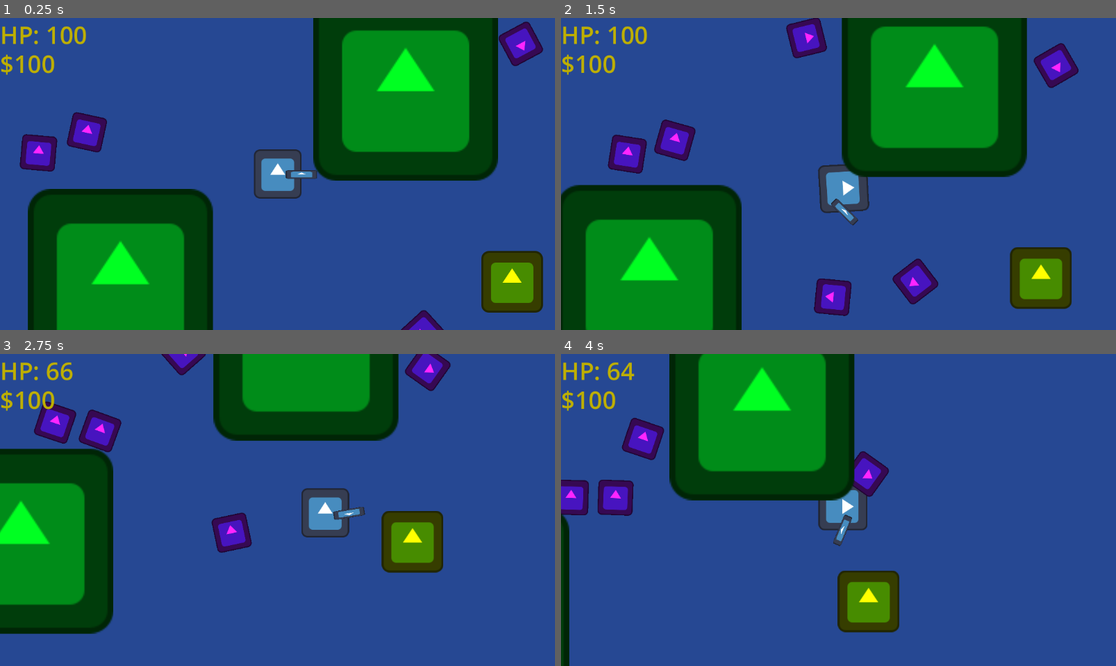
Above: before the commit, frames 1-4 (two rows, left to right).
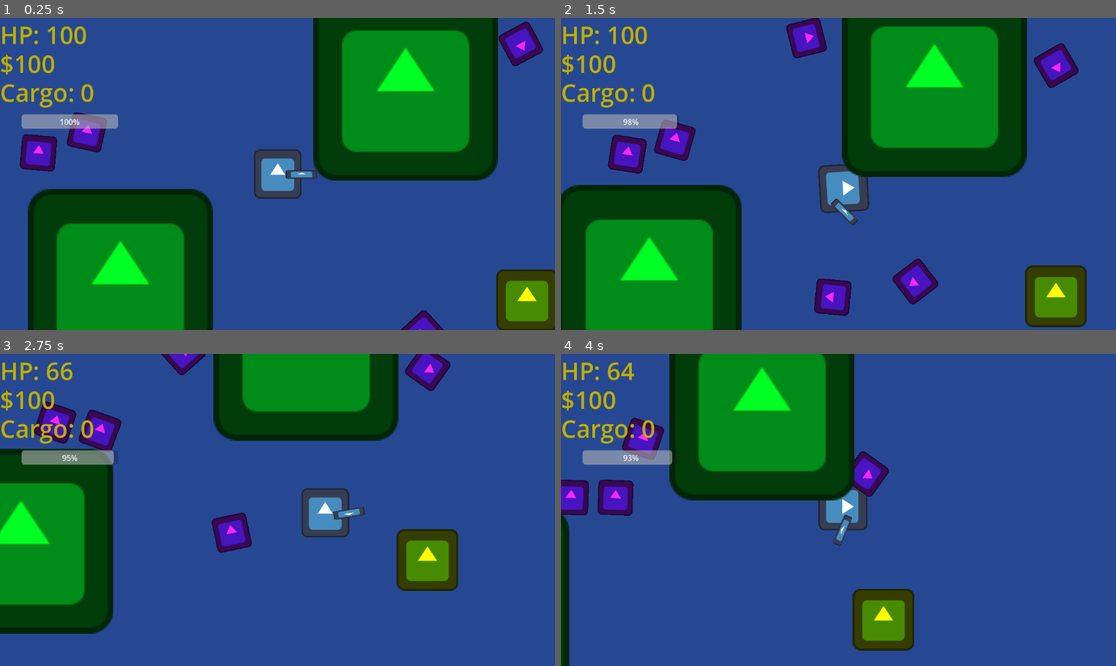
Above: after the commit, the same moments.

Repository: xingjiacheng175-maker/project-convoy
Game: Godot game, scene res://world.tscn
Same seed, same stepped clock (60 frames per second), same inputs: the game is played once before the commit and once after it. The engine's default icon, where the game draws it, is replaced by a stand-in: a white triangle on a blue panel in a dark square.
Inputs:
- Up to frame 1 (0.25 s): no input
- Up to frame 2 (1.5 s): hold Right (ui_right) 0.53-1.28 s; hold Down (ui_down) from 1.28 s (still down)
- Up to frame 3 (2.75 s): release Down (ui_down) at 2.03 s; hold Right (ui_right) from 2.03 s (still down)
- Up to frame 4 (4 s): release Right (ui_right) at 2.78 s; hold Up (ui_up) 2.78-3.53 s; hold Left (ui_left) from 3.53 s (still down)

The runs differ from the first frame. In frame 1, 3.9% of the frame differs, in the area x 0-100%, y 21-100%; in frame 2, 4.1%; in frame 3, 4.1%, in the area x 0-83%, y 21-76%; in frame 4, 4.0%.

Commit message:
Implement Fuel and Weight systems with UI updates

Diff:
--- a/game_ui.gd
+++ b/game_ui.gd
@@ -2,9 +2,17 @@
 
 @onready var hp_label = $Label
 @onready var money_label = $MoneyLabel
+@onready var cargo_label = $CargoLabel
+@onready var fuel_bar = $FuelBar
+@onready var fuel_label = $FuelBar/FuelLabel
 @onready var trade_window = $TradeWindow
-@onready var trade_label = $TradeWindow/Label
+@onready var trade_label = $TradeWindow/PortLabel
 @onready var repair_button = $TradeWindow/RepairButton
+@onready var buy_button = $TradeWindow/BuyButton
+@onready var sell_button = $TradeWindow/SellButton
+@onready var refuel_button = $TradeWindow/RefuelButton
+
+var current_port: Node2D = null
 
 func _ready():
 	var player = get_tree().get_first_node_in_group("player")
@@ -13,6 +21,8 @@
 		# Update initial value
 		_on_player_hp_changed(player.hp)
 		_on_player_money_changed(player.money)
+		_on_player_cargo_changed(player.cargo_amount)
+		_on_player_fuel_changed(player.current_fuel)
 
 		# Connect signals
 		if not player.hp_changed.is_connected(_on_player_hp_changed):
@@ -20,12 +30,28 @@
 			print("Connected hp_changed signal")
 		if not player.money_changed.is_connected(_on_player_money_changed):
 			player.money_changed.connect(_on_player_money_changed)
+		if not player.cargo_changed.is_connected(_on_player_cargo_changed):
+			player.cargo_changed.connect(_on_player_cargo_changed)
+		if not player.fuel_changed.is_connected(_on_player_fuel_changed):
+			player.fuel_changed.connect(_on_player_fuel_changed)
 	else:
 		print("GameUI: Player not found in group 'player'")
 
 	if repair_button:
 		if not repair_button.pressed.is_connected(_on_repair_button_pressed):
 			repair_button.pressed.connect(_on_repair_button_pressed)
+
+	if buy_button:
+		if not buy_button.pressed.is_connected(_on_buy_button_pressed):
+			buy_button.pressed.connect(_on_buy_button_pressed)
+
+	if sell_button:
+		if not sell_button.pressed.is_connected(_on_sell_button_pressed):
+			sell_button.pressed.connect(_on_sell_button_pressed)
+
+	if refuel_button:
+		if not refuel_button.pressed.is_connected(_on_refuel_button_pressed):
+			refuel_button.pressed.connect(_on_refuel_button_pressed)
 
 func _on_player_hp_changed(new_hp):
 	print("GameUI received hp_changed: ", new_hp)
@@ -36,6 +62,16 @@
 	if money_label:
 		money_label.text = "$" + str(amount)
 
+func _on_player_cargo_changed(amount):
+	if cargo_label:
+		cargo_label.text = "Cargo: " + str(amount)
+
+func _on_player_fuel_changed(amount):
+	if fuel_bar:
+		fuel_bar.value = amount
+	if fuel_label:
+		fuel_label.text = "Fuel: " + str(int(amount)) + "%"
+
 func _on_repair_button_pressed():
 	var player = get_tree().get_first_node_in_group("player")
 	if player:
@@ -45,12 +81,54 @@
 		else:
 			print("Not enough cash!")
 
-func on_port_entered(port_name):
+func _on_buy_button_pressed():
+	if current_port == null:
+		return
+
+	var player = get_tree().get_first_node_in_group("player")
+	if player:
+		if player.money >= current_port.buy_price:
+			player.change_money(-current_port.buy_price)
+			player.change_cargo(1)
+			print("Bought cargo for ", current_port.buy_price)
+		else:
+			print("Not enough cash to buy cargo!")
+
+func _on_sell_button_pressed():
+	if current_port == null:
+		return
+
+	var player = get_tree().get_first_node_in_group("player")
+	if player:
+		if player.cargo_amount > 0:
+			player.change_cargo(-1)
+			player.change_money(current_port.sell_price)
+			print("Sold cargo for ", current_port.sell_price)
+		else:
+			print("No cargo to sell!")
+
+func _on_refuel_button_pressed():
+	var player = get_tree().get_first_node_in_group("player")
+	if player:
+		if player.refuel(100, 20): # Fill up 100 units for $20
+			print("Refueled!")
+		else:
+			print("Not enough cash to refuel!")
+
+func on_port_entered(port_node):
+	current_port = port_node
 	if trade_window:
 		trade_window.visible = true
 	if trade_label:
-		trade_label.text = "Welcome to " + port_name
+		trade_label.text = "Welcome to " + port_node.port_name
+
+	# Update button text with prices
+	if buy_button:
+		buy_button.text = "Buy ($" + str(port_node.buy_price) + ")"
+	if sell_button:
+		sell_button.text = "Sell ($" + str(port_node.sell_price) + ")"
 
 func on_port_exited():
+	current_port = null
 	if trade_window:
 		trade_window.visible = false
--- a/game_ui.tscn
+++ b/game_ui.tscn
@@ -22,6 +22,34 @@
 text = "$100"
 label_settings = SubResource("LabelSettings_oaw30")
 
+[node name="CargoLabel" type="Label" parent="."]
+offset_top = 120.0
+offset_right = 54.0
+offset_bottom = 180.0
+text = "Cargo: 0"
+label_settings = SubResource("LabelSettings_oaw30")
+
+[node name="FuelBar" type="ProgressBar" parent="."]
+offset_left = 45.0
+offset_top = 200.0
+offset_right = 245.0
+offset_bottom = 230.0
+value = 100.0
+
+[node name="FuelLabel" type="Label" parent="FuelBar"]
+visible = false
+layout_mode = 1
+anchors_preset = 15
+anchor_right = 1.0
+anchor_bottom = 1.0
+offset_left = -71.0
+offset_right = -71.0
+grow_horizontal = 2
+grow_vertical = 2
+text = "Fuel"
+horizontal_alignment = 1
+vertical_alignment = 1
+
 [node name="TradeWindow" type="Panel" parent="."]
 visible = false
 anchors_preset = 8
@@ -29,10 +57,10 @@
 anchor_top = 0.5
 anchor_right = 0.5
 anchor_bottom = 0.5
-offset_left = -150.0
-offset_top = -100.0
-offset_right = 150.0
-offset_bottom = 100.0
+offset_left = -200.0
+offset_top = -150.0
+offset_right = 200.0
+offset_bottom = 150.0
 grow_horizontal = 2
 grow_vertical = 2
 
@@ -53,12 +81,60 @@
 anchor_top = 1.0
 anchor_right = 0.5
 anchor_bottom = 1.0
-offset_left = -60.0
-offset_top = -60.0
-offset_right = 60.0
-offset_bottom = -20.0
+offset_left = 36.0
+offset_top = -67.0
+offset_right = 156.0
+offset_bottom = -27.0
 grow_horizontal = 2
 grow_vertical = 0
 text = "Repair ($50)"
 
+[node name="BuyButton" type="Button" parent="TradeWindow"]
+layout_mode = 1
+anchors_preset = 7
+anchor_left = 0.5
+anchor_top = 1.0
+anchor_right = 0.5
+anchor_bottom = 1.0
+offset_left = -169.0
+offset_top = -148.0
+offset_right = -49.0
+offset_bottom = -108.0
+grow_horizontal = 2
+grow_vertical = 0
+text = "Buy"
+
+[node name="SellButton" type="Button" parent="TradeWindow"]
+layout_mode = 1
+anchors_preset = 7
+anchor_left = 0.5
+anchor_top = 1.0
+anchor_right = 0.5
+anchor_bottom = 1.0
+offset_left = 32.0
+offset_top = -147.0
+offset_right = 152.0
+offset_bottom = -107.0
+grow_horizontal = 2
+grow_vertical = 0
+text = "Sell"
+
+[node name="RefuelButton" type="Button" parent="TradeWindow"]
+layout_mode = 1
+anchors_preset = 7
+anchor_left = 0.5
+anchor_top = 1.0
+anchor_right = 0.5
+anchor_bottom = 1.0
+offset_left = -168.0
+offset_top = -64.0
+offset_right = -48.0
+offset_bottom = -24.0
+grow_horizontal = 2
+grow_vertical = 0
+text = "Refuel ($20)"
+
 [connection signal="pressed" from="TradeWindow/RepairButton" to="." method="_on_repair_button_pressed"]
+[connection signal="pressed" from="TradeWindow/BuyButton" to="." method="_on_buy_button_pressed"]
+[connection signal="pressed" from="TradeWindow/SellButton" to="." method="_on_sell_button_pressed"]
+[connection signal="pressed" from="TradeWindow/RefuelButton" to="." method="_on_refuel_button_pressed"]
--- a/player.gd
+++ b/player.gd
@@ -2,13 +2,23 @@
 
 signal hp_changed(new_hp)
 signal money_changed(amount)
+signal cargo_changed(new_amount)
+signal fuel_changed(new_fuel)
 
-@export var max_speed = 400
+@export var base_speed = 400.0
 @export var friction = 0.1
+@export var weight_penalty = 30.0
+@export var min_speed = 50.0
 
 var hp = 100
 var money = 100
+var cargo_amount = 0
 var is_dead = false
+
+# Fuel System
+var max_fuel = 100.0
+var current_fuel = 100.0
+var fuel_consumption_rate = 2.0 # Fuel/sec
 
 func _ready():
 	add_to_group("player")
@@ -32,13 +42,47 @@
 	money_changed.emit(money)
 	return true
 
+func change_cargo(amount):
+	if amount < 0 and cargo_amount + amount < 0:
+		return false
+	cargo_amount += amount
+	cargo_changed.emit(cargo_amount)
+	return true
+
 func heal_full():
 	hp = 100
 	hp_changed.emit(hp)
 
-func _physics_process(_delta: float) -> void:
+func refuel(amount, cost):
+	if money >= cost:
+		change_money(-cost)
+		current_fuel = min(current_fuel + amount, max_fuel)
+		fuel_changed.emit(current_fuel)
+		return true
+	return false
+
+func _physics_process(delta: float) -> void:
+	# Calculate dynamic max speed based on cargo
+	var current_max_speed = max(base_speed - (cargo_amount * weight_penalty), min_speed)
+
+	# Calculate dynamic friction based on cargo (heavier = more sluggish)
+	# Base friction is 0.1. We reduce it slightly per cargo unit.
+	var current_friction = max(friction - (cargo_amount * 0.005), 0.02)
+
+	# Fuel penalty
+	if current_fuel <= 0:
+		current_max_speed *= 0.1 # 90% speed penalty if out of fuel
+
 	var input_vector = Input.get_vector("ui_left", "ui_right", "ui_up", "ui_down")
-	velocity = velocity.lerp(input_vector * max_speed, friction)
+
+	# Fuel consumption
+	if input_vector.length() > 0 and current_fuel > 0:
+		current_fuel -= fuel_consumption_rate * delta
+		if current_fuel < 0:
+			current_fuel = 0
+		fuel_changed.emit(current_fuel)
+
+	velocity = velocity.lerp(input_vector * current_max_speed, current_friction)
 	move_and_slide()
 
 	# Only rotate if we have significant velocity to avoid jitter
--- a/port.gd
+++ b/port.gd
@@ -1,9 +1,11 @@
 extends Area2D
 
-signal player_entered_port(port_name)
+signal player_entered_port(port_node)
 signal player_exited_port
 
 @export var port_name: String = "Port Royal"
+@export var buy_price: int = 10
+@export var sell_price: int = 50
 
 func _ready():
 	# Connect signals if not connected via editor
@@ -14,7 +16,7 @@
 
 func _on_body_entered(body: Node2D):
 	if body.is_in_group("player"):
-		player_entered_port.emit(port_name)
+		player_entered_port.emit(self)
 
 func _on_body_exited(body: Node2D):
 	if body.is_in_group("player"):
--- a/world.tscn
+++ b/world.tscn
@@ -39,7 +39,15 @@
 position = Vector2(291, 15)
 
 [node name="Port" parent="." instance=ExtResource("5_036b0")]
-position = Vector2(1104, 16)
+position = Vector2(1135, 54)
+sell_price = 5
+
+[node name="Port2" parent="." instance=ExtResource("5_036b0")]
+position = Vector2(1611, 677)
+port_name = "Port Spice"
+buy_price = 100
 
 [connection signal="player_entered_port" from="Port" to="GameUI" method="on_port_entered"]
 [connection signal="player_exited_port" from="Port" to="GameUI" method="on_port_exited"]
+[connection signal="player_entered_port" from="Port2" to="GameUI" method="on_port_entered"]
+[connection signal="player_exited_port" from="Port2" to="GameUI" method="on_port_exited"]
